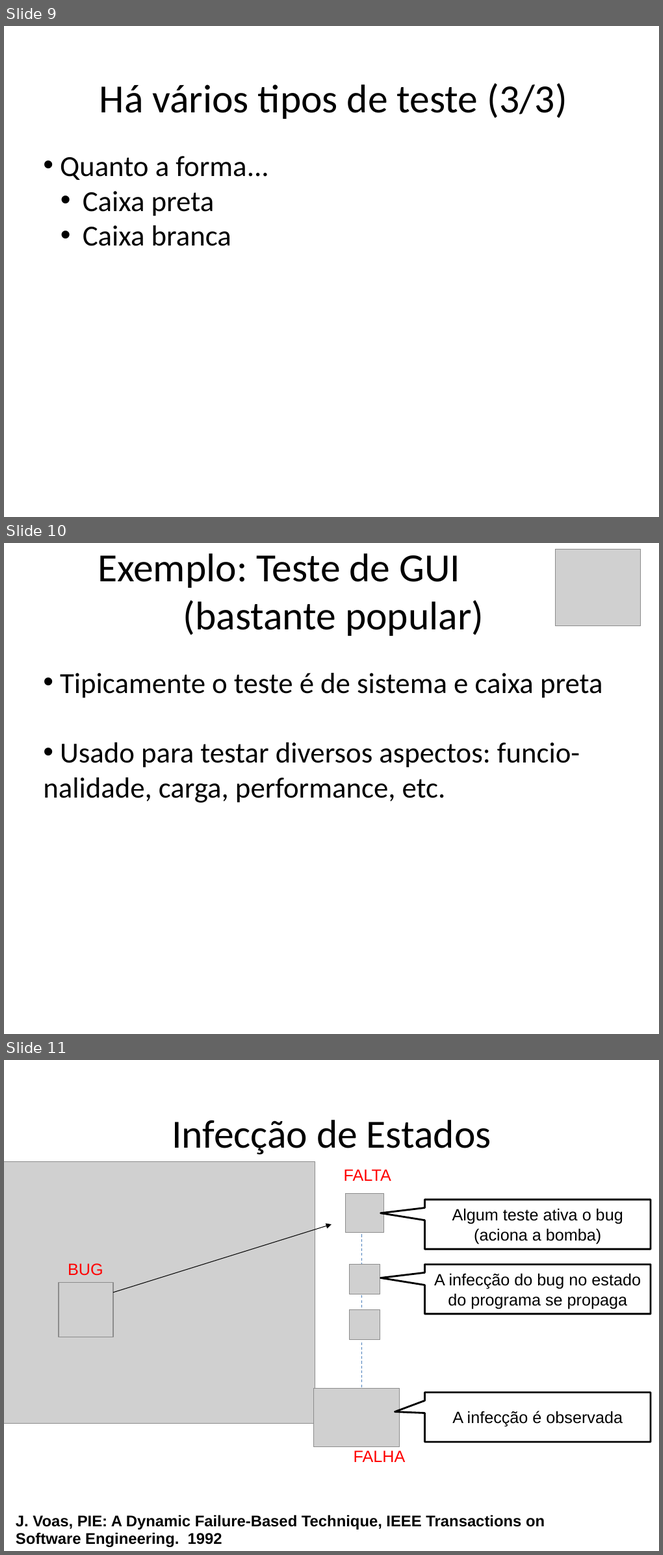
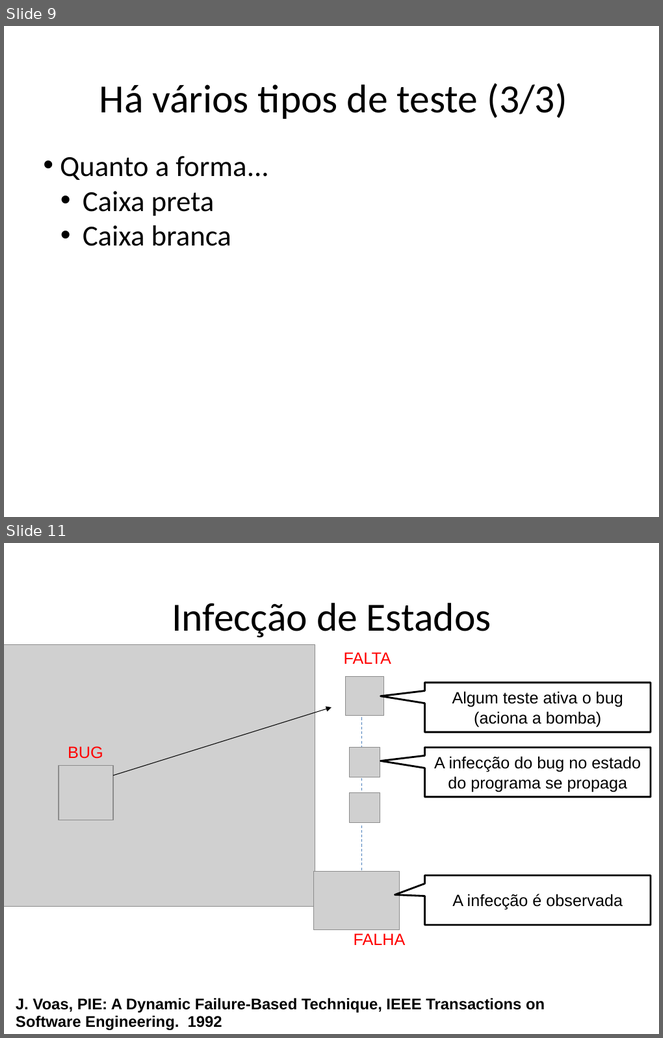
Before and after one commit to STAR-RG/testing-cin, a slide deck: slides.pptx. Shown one above the other, each under a label of ours: slides 9, 10 and 11 before the commit, slides 9 and 11 after it; the slides between them are not shown. The pictures are 663x1555 and 663x1038 pixels, drawn with LibreOffice and Linux fonts; fonts in the diff are those of the drawing; grey boxes stand for pictures. Boxes give left, top, right and bottom in pixels: in the first picture for what was removed or moved away, otherwise in the second. Text is boxed around its words. In the diff, an @@ line names an element or a change of style, - is before the commit and + after.

```diff
--- a/slides.pptx
+++ b/slides.pptx
@@ slide 10 removed at [4,543,659,1034], background #FFFFFF @@
@@ text removed at [98,553,484,636] @@
-Exemplo: Teste de GUI (bastante popular)
@@ picture removed at [556,549,641,626] @@
@@ text removed at [43,673,603,803] @@
-• Tipicamente o teste é de sistema e caixa preta
-• Usado para testar diversos aspectos: funcio- nalidade, carga, performance, etc.
```
Also in this commit, not shown: 5 slides changed, 4 slides added, 1 other slide removed.
